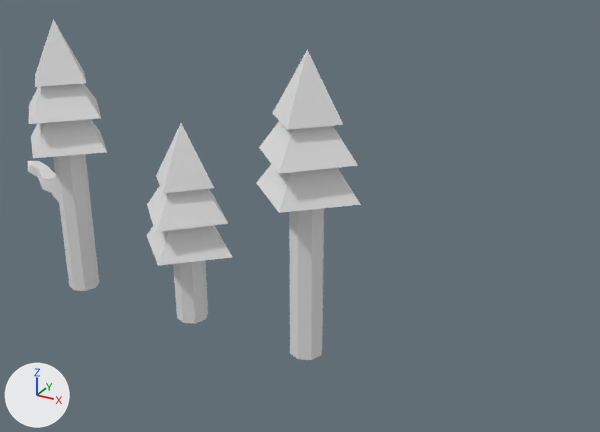
The Blender file Assets_Blender_ACT/Tree_Assets.blend: old version first, new version second.
Camera for both pictures: a 50 mm camera at (15.4, -20.3, 14.9) aimed at (1.9, 4.4, 2.6). Every picture has the same lights, and +X, +Y and +Z are marked at lower left.

Before the edit, the objects in view are built like this:
```python
me_cylinder = bpy.data.meshes.new('Cylinder')
me_cylinder.from_pydata(...)  # 31 vertices, 25 faces; spans x -3.24..3.24, y -3.02..3.02, z -3.53..5.68
me_cylinder_001 = bpy.data.meshes.new('Cylinder.001')
me_cylinder_001.from_pydata(...)  # 31 vertices, 25 faces; spans x -3.24..3.24, y -3.02..3.02, z -7.24..5.68
me_cylinder_002 = bpy.data.meshes.new('Cylinder.002')
me_cylinder_002.from_pydata(...)  # 87 vertices, 81 faces; spans x -4.55..3.24, y -3.02..3.02, z -7.24..5.68
ob_tree_type01 = bpy.data.objects.new('Tree_Type01', me_cylinder)
ob_tree_type01.location = (0.0, 0.0, 2.72)
ob_tree_type01.scale = (0.547, 0.547, 0.761)
ob_tree_type02 = bpy.data.objects.new('Tree_Type02', me_cylinder_001)
ob_tree_type02.location = (4.5, 0.0, 5.5)
ob_tree_type02.scale = (0.547, 0.547, 0.761)
ob_tree_type03 = bpy.data.objects.new('Tree_Type03', me_cylinder_002)
ob_tree_type03.location = (-4.95, 0.0, 5.5)
ob_tree_type03.scale = (0.547, 0.547, 0.761)
```
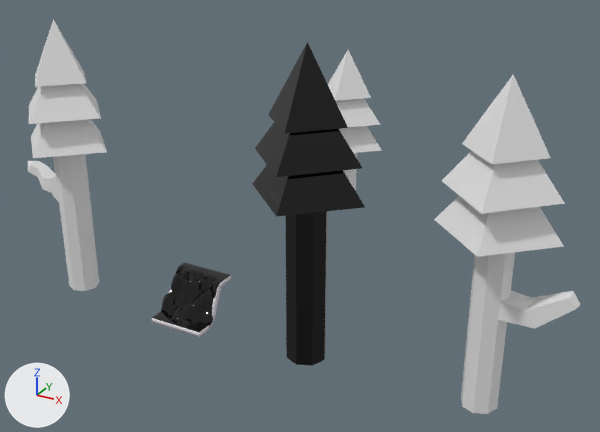
Boxes (x1, y1, x2, y2) around the edits, measured in the pictures (600 x 432 px):
'Tree_Type02.001', added
    after: (434, 75, 581, 414)
'Tree_Type02', recoloured, modifiers changed (9% wider)
    before: (257, 50, 361, 360)
    after: (252, 42, 365, 366)
'Tree_Type01', moved
    before: (147, 123, 232, 324)
    after: (328, 50, 382, 191)
'Landscape', added (black)
    after: (152, 262, 231, 337)

Edits to the bpy script that builds the scene:
```text
Add mat_material_002:
    mat_material_002 = principled_material('Material.002')
    mat_material_002.base_color = (0.782, 0.743, 0.8)  # white #e5e0e7
Add mat_shader:
    mat_shader = principled_material('Shader')
    mat_shader.base_color = (0.0, 0.0, 0.0)  # black #000000
    mat_shader.roughness = 0.0
Change me_cylinder_001:
    where me_cylinder_001.from_pydata(...)  # 31 vertices, 25 faces; spans x -3.24..3.24, y -3.02..3.02, z -7.24..5.68
    add me_cylinder_001.materials.append(mat_material_002)  # white #e5e0e7
    add me_cylinder_001.materials.append(mat_shader)  # black #000000
Add me_landscape:
    me_landscape.from_pydata(...)  # 900 vertices, 841 faces; spans x -1.0..1.0, y -1.0..1.0, z 0.0..1.25
    me_landscape.polygons.foreach_set('use_smooth', [True] * 841)
    me_landscape.materials.append(mat_material_002)  # white #e5e0e7
    me_landscape.materials.append(mat_shader)  # black #000000
Add me_cylinder_003:
    me_cylinder_003.from_pydata(...)  # 59 vertices, 53 faces; spans x -3.24..4.38, y -3.02..3.02, z -7.24..5.68
Change ob_tree_type01:
    ob_tree_type01.location: (0.0, 0.0, 2.72) -> (0.0, 12.07, 2.72)
Change ob_tree_type02:
    add _m = ob_tree_type02.modifiers.new('Solidify', 'SOLIDIFY')
    add _m.thickness = -0.28
    add _m.material_offset = 1
    add _m.use_flip_normals = True
Add ob_landscape:
    ob_landscape = bpy.data.objects.new('Landscape', me_landscape)
    ob_landscape.location = (0.0, 0.0, 0.0)
    _m = ob_landscape.modifiers.new('Solidify', 'SOLIDIFY')
    _m.thickness = -0.19
    _m.material_offset = 1
    _m.use_flip_normals = True
Add ob_tree_type02_001:
    ob_tree_type02_001 = bpy.data.objects.new('Tree_Type02.001', me_cylinder_003)
    ob_tree_type02_001.location = (10.28, 0.0, 5.5)
    ob_tree_type02_001.scale = (0.547, 0.547, 0.761)
```
